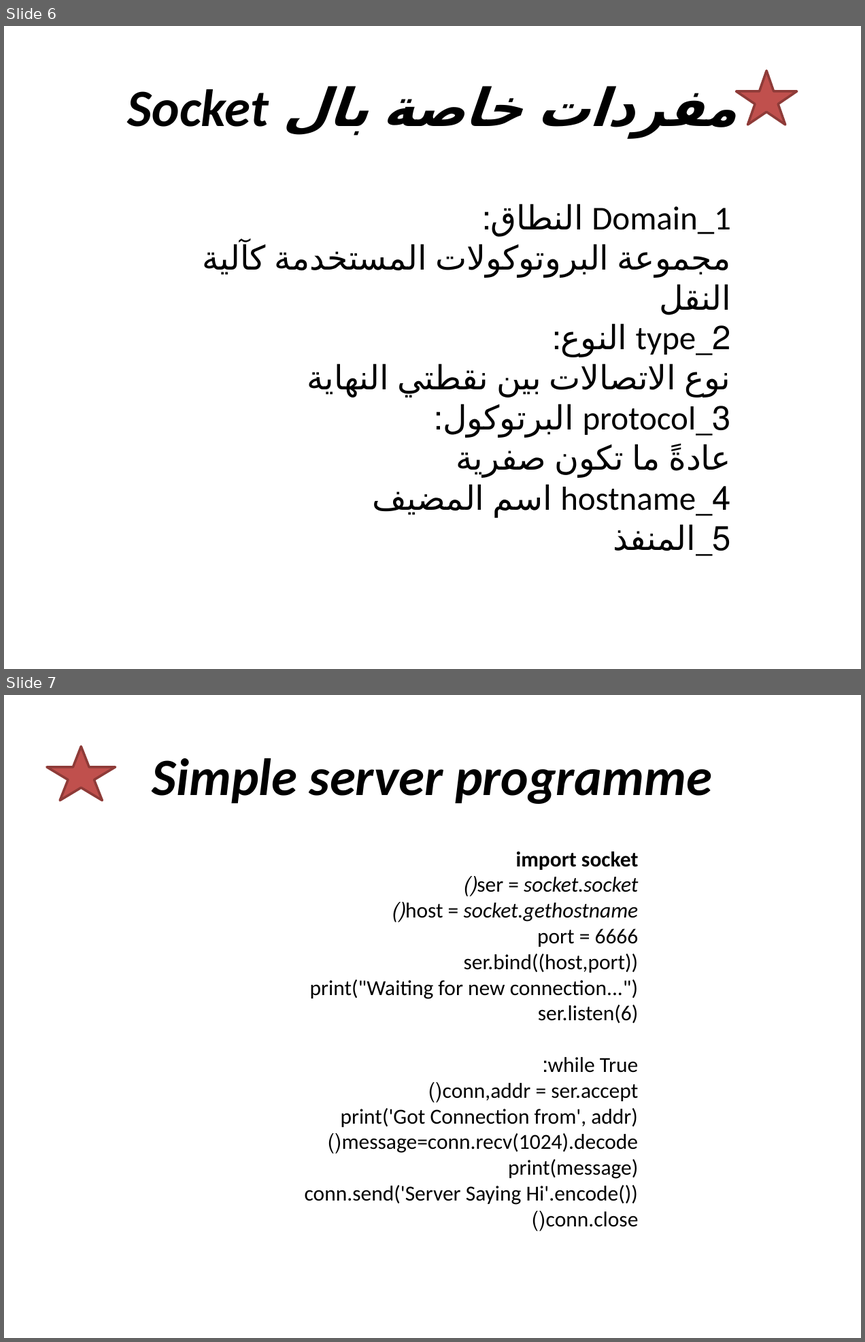
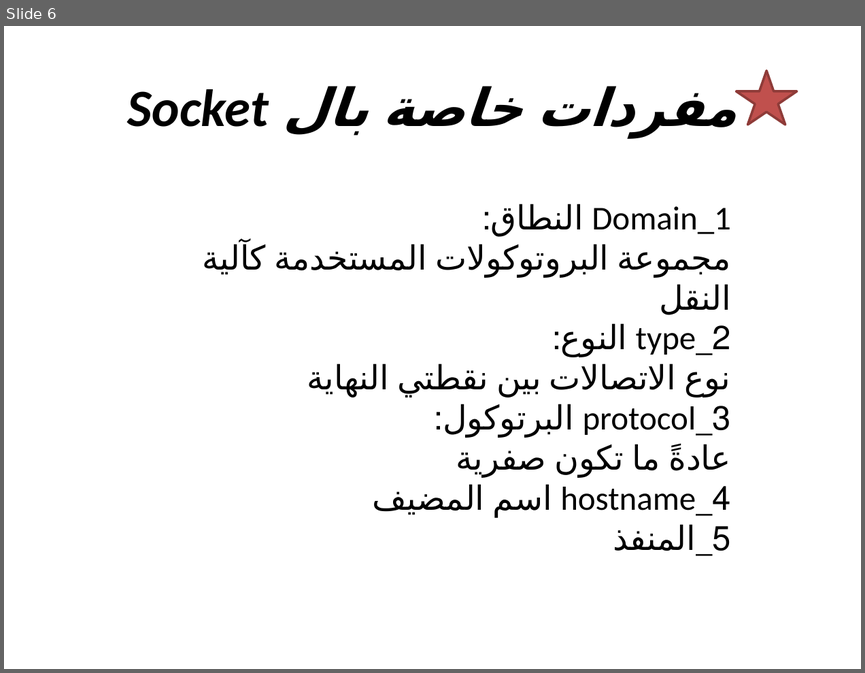
Before and after one commit to ReemAhmad96/client-server-socket, a slide deck: socket.pptx. Shown one above the other, each under a label of ours: slides 6 and 7 before the commit, slide 6 after it. The pictures are 865x1342 and 865x673 pixels, drawn with LibreOffice and Linux fonts; fonts in the diff are those of the drawing. Boxes give left, top, right and bottom in pixels: in the first picture for what was removed or moved away, otherwise in the second. Text is boxed around its words. In the diff, an @@ line names an element or a change of style, - is before the commit and + after.

```diff
--- a/socket.pptx
+++ b/socket.pptx
@@ slide 7 removed at (4, 695, 861, 1338), background #FFFFFF @@
@@ star removed at (47, 747, 116, 800) @@
@@ title removed at (152, 758, 712, 804) @@
-Simple server programme
@@ text removed at (305, 851, 638, 1227) @@
-import socket
-ser = socket.socket()
-host = socket.gethostname()
-port = 6666
-ser.bind((host,port))
-print("Waiting for new connection...")
-ser.listen(6)
-while True:
-conn,addr = ser.accept()
-print('Got Connection from', addr)
-message=conn.recv(1024).decode()
-print(message)
-conn.send('Server Saying Hi'.encode())
-conn.close()
```
Also in this commit, not shown: 1 slide changed, 3 slides added, 1 other slide removed, 7 other files.
